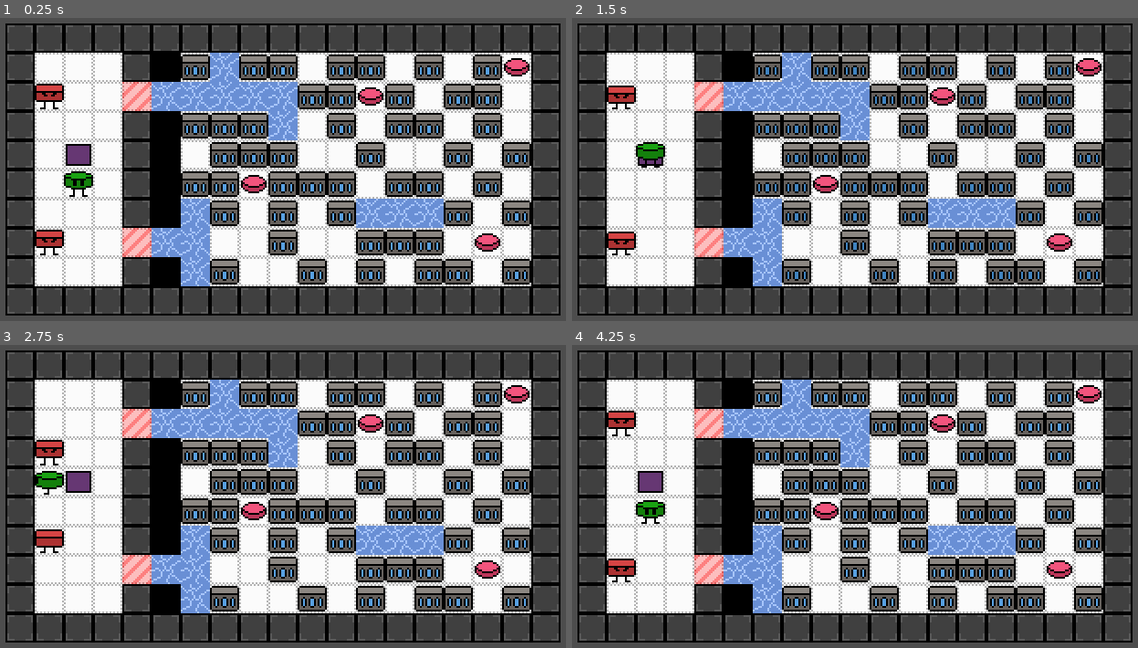
Above: before the commit, frames 1-4 (two rows, left to right).
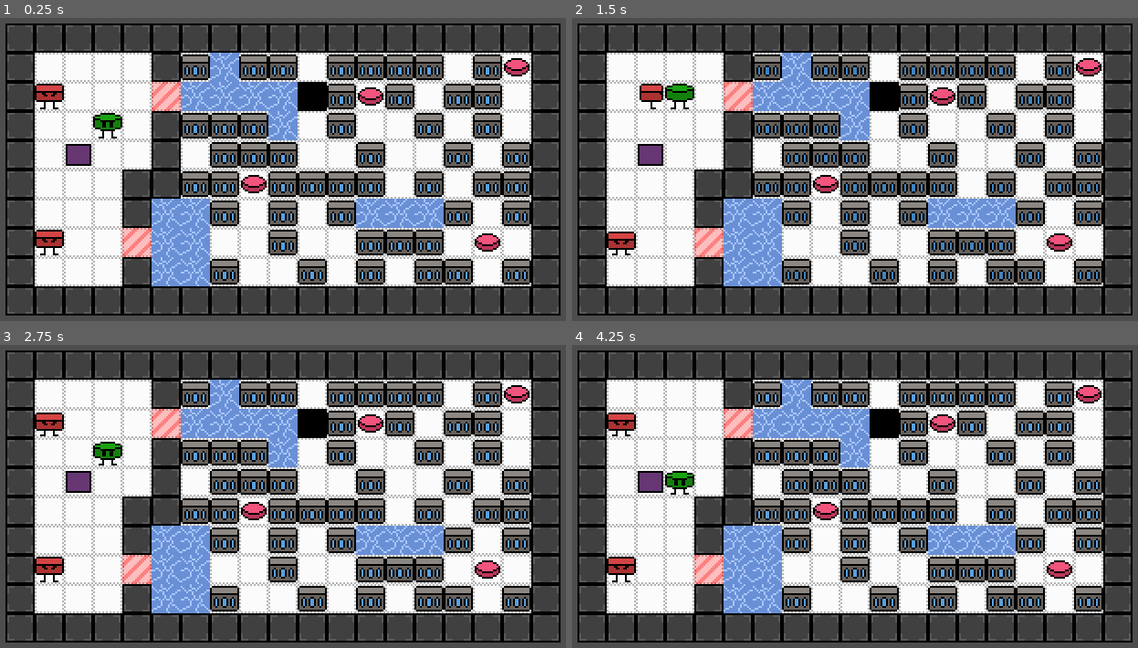
Above: after the commit, the same moments.

Repository: daredakke/maze-vault
Game: Godot game, scene res://scenes/levels/level_14.tscn
Two runs of this game, one before a commit and one after it. Both use one fixed random seed, a clock stepped at 60 frames per second and the inputs below. This scene is started directly instead of the project's main scene.
Inputs (mouse positions are in pixels of both pictures, inside the frame that each line leads up to):
- Up to frame 1 (0.25 s): no input
- Up to frame 2 (1.5 s): tap Enter (ui_accept) at 0.5, 0.77 s; move the mouse to (826, 233) at 0.52 s; hold Up (up) from 0.53 s (still down); tap Z (action) at 0.6, 1.35 s; move the mouse to (1030, 217) at 1.27 s
- Up to frame 3 (2.75 s): tap Enter (ui_accept) at 1.52 s; move the mouse to (107, 448) at 2.02 s; release Up (up) at 2.03 s; hold Left (left) from 2.03 s (still down); tap Z (action) at 2.1 s
- Up to frame 4 (4.25 s): tap Enter (ui_accept) at 2.75, 3.02, 3.77 s; move the mouse to (883, 496) at 2.77 s; tap Z (action) at 2.85, 3.6 s; move the mouse to (770, 414) at 3.52 s; release Left (left) at 3.53 s; hold Down (down) from 3.53 s (still down); tap R (reset) at 4.15 s

The runs differ from the first frame. In frame 1, 8.0% of the frame differs, in the area x 11-94%, y 11-89%; in frame 2, 8.6%; in frame 3, 9.3%, in the area x 6-94%, y 11-89%; in frame 4, 8.4%.

Commit message:
Fix bug with robots
If player moved directly next to a robot and died, the robot would start moving in that direction after the level reset.

Diff:
--- a/scenes/levels/level_14.tscn
+++ b/scenes/levels/level_14.tscn
@@ -177,10 +177,10 @@
 position = Vector2(80, 144)
 
 [node name="Wall60" parent="Walls" instance=ExtResource("3_43ph1")]
-position = Vector2(80, 32)
+position = Vector2(96, 32)
 
 [node name="Wall61" parent="Walls" instance=ExtResource("3_43ph1")]
-position = Vector2(80, 64)
+position = Vector2(96, 64)
 
 [node name="Wall62" parent="Walls" instance=ExtResource("3_43ph1")]
 position = Vector2(80, 112)
@@ -189,7 +189,10 @@
 position = Vector2(80, 96)
 
 [node name="Wall64" parent="Walls" instance=ExtResource("3_43ph1")]
-position = Vector2(80, 80)
+position = Vector2(96, 80)
+
+[node name="Wall65" parent="Walls" instance=ExtResource("3_43ph1")]
+position = Vector2(96, 96)
 
 [node name="Wall16" parent="Walls" instance=ExtResource("3_43ph1")]
 position = Vector2(304, 64)
@@ -206,13 +209,13 @@
 [node name="Entities" type="Node2D" parent="."]
 
 [node name="Player" parent="Entities" instance=ExtResource("4_0lmit")]
-position = Vector2(48, 96)
+position = Vector2(64, 64)
 
 [node name="Robot" parent="Entities" instance=ExtResource("5_wcvty")]
+position = Vector2(32, 128)
+
+[node name="Robot2" parent="Entities" instance=ExtResource("5_wcvty")]
 position = Vector2(32, 48)
-
-[node name="Robot2" parent="Entities" instance=ExtResource("5_wcvty")]
-position = Vector2(32, 128)
 
 [node name="Interactables" type="Node2D" parent="."]
 
@@ -232,9 +235,6 @@
 [node name="FloorButton4" parent="Interactables" instance=ExtResource("7_563wy")]
 position = Vector2(288, 32)
 
-[node name="Box" parent="Interactables" instance=ExtResource("7_yqms3")]
-position = Vector2(176, 48)
-
 [node name="Box3" parent="Interactables" instance=ExtResource("7_yqms3")]
 position = Vector2(192, 48)
 
@@ -317,7 +317,7 @@
 position = Vector2(128, 64)
 
 [node name="Box6" parent="Interactables" instance=ExtResource("7_yqms3")]
-position = Vector2(224, 64)
+position = Vector2(224, 48)
 
 [node name="Box7" parent="Interactables" instance=ExtResource("7_yqms3")]
 position = Vector2(240, 96)
@@ -326,7 +326,7 @@
 position = Vector2(256, 112)
 
 [node name="Box8" parent="Interactables" instance=ExtResource("7_yqms3")]
-position = Vector2(224, 96)
+position = Vector2(208, 96)
 
 [node name="Box9" parent="Interactables" instance=ExtResource("7_yqms3")]
 position = Vector2(208, 128)
@@ -344,7 +344,7 @@
 position = Vector2(288, 112)
 
 [node name="Box18" parent="Interactables" instance=ExtResource("7_yqms3")]
-position = Vector2(224, 48)
+position = Vector2(224, 32)
 
 [node name="Box19" parent="Interactables" instance=ExtResource("7_yqms3")]
 position = Vector2(240, 32)
@@ -376,20 +376,34 @@
 [node name="Box36" parent="Interactables" instance=ExtResource("7_yqms3")]
 position = Vector2(208, 80)
 
+[node name="Box49" parent="Interactables" instance=ExtResource("7_yqms3")]
+position = Vector2(288, 96)
+
 [node name="Floor" type="Node2D" parent="."]
-
-[node name="Void2" parent="Floor" instance=ExtResource("8_y3n3e")]
-position = Vector2(96, 128)
-is_one_step_tile = true
 
 [node name="Void10" parent="Floor" instance=ExtResource("8_y3n3e")]
 position = Vector2(112, 128)
 is_one_step_tile = true
 
+[node name="Void25" parent="Floor" instance=ExtResource("8_y3n3e")]
+position = Vector2(176, 48)
+
 [node name="Void11" parent="Floor" instance=ExtResource("8_y3n3e")]
 position = Vector2(112, 112)
 is_one_step_tile = true
 
+[node name="Void26" parent="Floor" instance=ExtResource("8_y3n3e")]
+position = Vector2(96, 112)
+is_one_step_tile = true
+
+[node name="Void27" parent="Floor" instance=ExtResource("8_y3n3e")]
+position = Vector2(96, 128)
+is_one_step_tile = true
+
+[node name="Void28" parent="Floor" instance=ExtResource("8_y3n3e")]
+position = Vector2(96, 144)
+is_one_step_tile = true
+
 [node name="Void12" parent="Floor" instance=ExtResource("8_y3n3e")]
 position = Vector2(112, 144)
 is_one_step_tile = true
@@ -430,30 +444,8 @@
 position = Vector2(240, 112)
 is_one_step_tile = true
 
-[node name="Void8" parent="Floor" instance=ExtResource("8_y3n3e")]
-position = Vector2(96, 144)
-
-[node name="Void3" parent="Floor" instance=ExtResource("8_y3n3e")]
-position = Vector2(96, 112)
-
-[node name="Void4" parent="Floor" instance=ExtResource("8_y3n3e")]
-position = Vector2(96, 96)
-
-[node name="Void5" parent="Floor" instance=ExtResource("8_y3n3e")]
-position = Vector2(96, 80)
-
-[node name="Void6" parent="Floor" instance=ExtResource("8_y3n3e")]
-position = Vector2(96, 48)
-is_one_step_tile = true
-
-[node name="Void9" parent="Floor" instance=ExtResource("8_y3n3e")]
-position = Vector2(96, 32)
-
-[node name="Void7" parent="Floor" instance=ExtResource("8_y3n3e")]
-position = Vector2(96, 64)
-
 [node name="Forcefield" parent="Floor" instance=ExtResource("9_r85en")]
 position = Vector2(80, 128)
 
 [node name="Forcefield2" parent="Floor" instance=ExtResource("9_r85en")]
-position = Vector2(80, 48)
+position = Vector2(96, 48)
--- a/scripts/level.gd
+++ b/scripts/level.gd
@@ -45,6 +45,7 @@
 
 
 var _level_scenes: Array = [
+	LEVEL_14,
 	INTRO,
 	INTRO_CONTROLS,
 	INTRO_GOAL,
@@ -73,7 +74,6 @@
 	LEVEL_10,
 	LEVEL_12,
 	LEVEL_11,
-	LEVEL_14,
 	LEVEL_15,
 	LEVEL_13,
 	END,
--- a/scripts/robot.gd
+++ b/scripts/robot.gd
@@ -17,6 +17,7 @@
 var _moving_to_target: bool = false
 var _last_player_direction: Vector2
 var _anim_type: int = 1
+var _player_collision: bool = false
 
 @onready var search_delay: Timer = $SearchDelay
 @onready var animation_player: AnimationPlayer = $AnimationPlayer
@@ -29,6 +30,7 @@
 	collision_with_obstacle.connect(_end_search)
 	EventBus.player_moved.connect(_delay_search)
 	EventBus.level_reset.connect(reset)
+	#EventBus.player_died.connect(reset)
 	search_delay.timeout.connect(_look_for_player)
 
 
@@ -55,9 +57,9 @@
 	animation_player.play("down_1")
 	search_delay.stop()
 	_last_player_direction = Vector2.DOWN
-	_can_move_boxes = true
+	_can_move_boxes = false
 	is_controlled = false
-	_moving_to_target = false
+	_end_search()
 
 
 func destroy() -> void:
@@ -85,7 +87,6 @@
 
 func _end_search() -> void:
 	_moving_to_target = false
-	_can_move_boxes = true
 	_look_for_player()
 
 
@@ -113,9 +114,13 @@
 			if _collider.is_in_group("player"):
 				_last_player_direction = directions[dir]
 				_move(_last_player_direction)
+
+				if _player_collision:
+					_player_collision = false
+					return
+
 				animation_player.play(dir + "_1")
 				_moving_to_target = true
-				_can_move_boxes = false
 				return
 
 
@@ -127,4 +132,5 @@
 
 		if not is_controlled and collider.is_in_group("player"):
 			collider.destroy()
+			_player_collision = true
 			EventBus.level_reset.emit()
